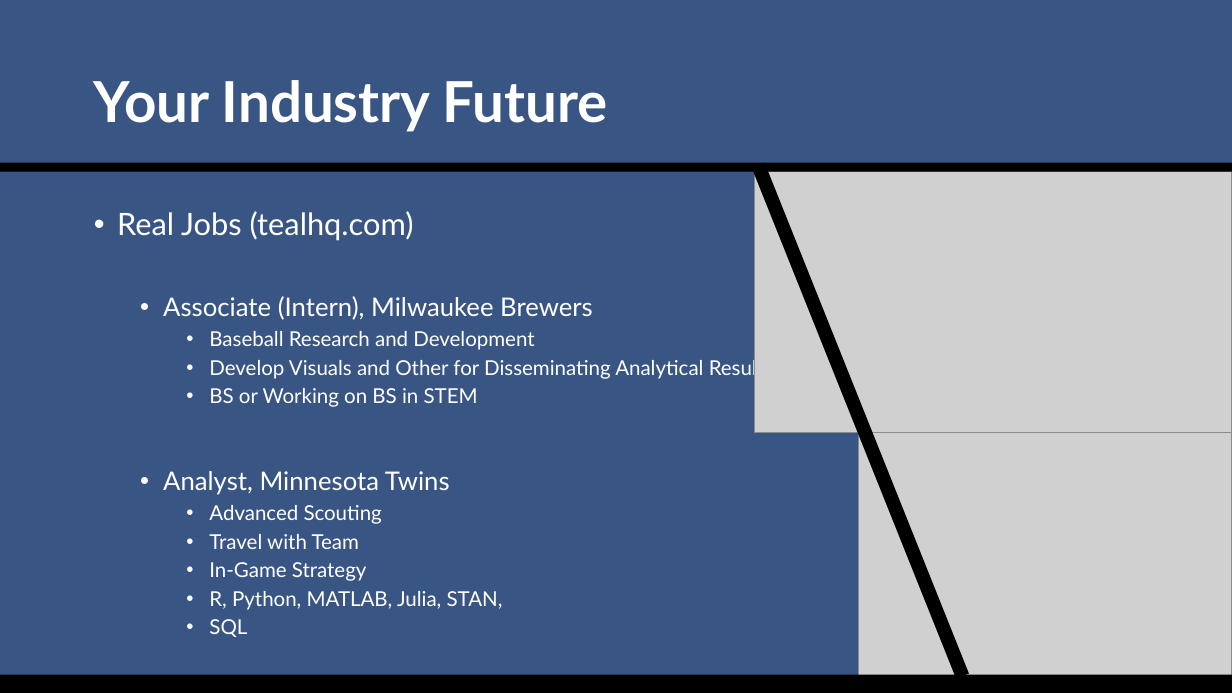
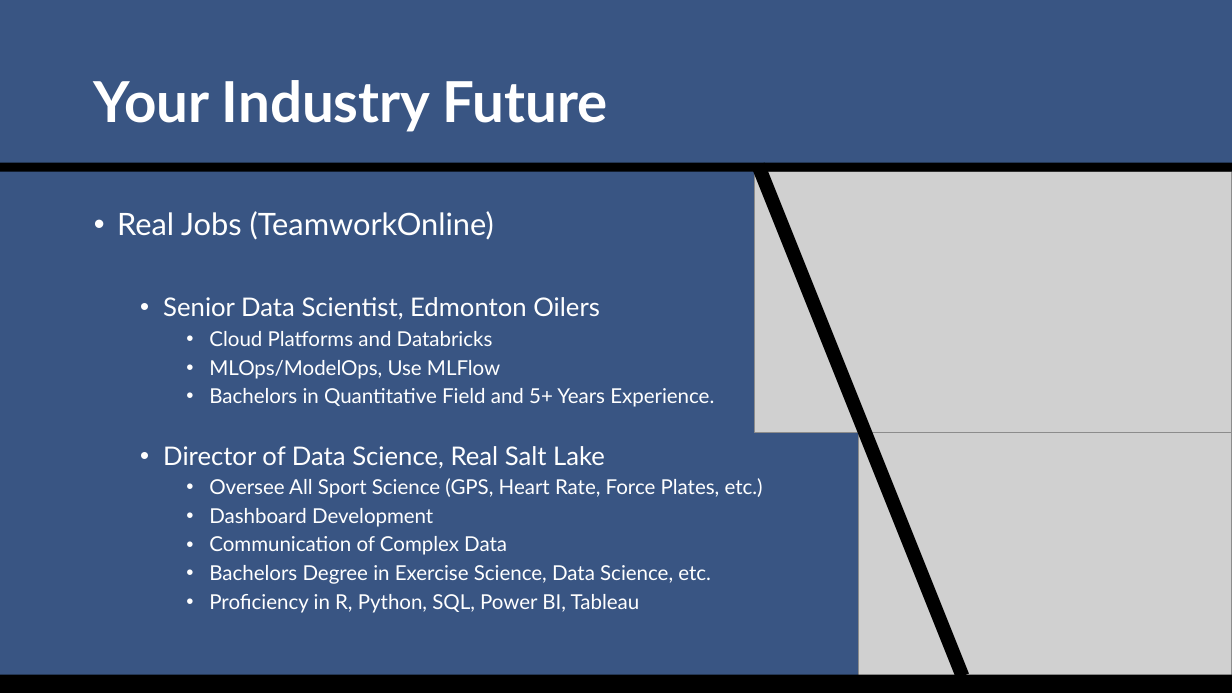
Before and after one commit to SuperMarioGiacomazzo/STOR538_WEBSITE, a slide deck: slide 21 of Slides/Sports Analytics 3/Sports_Analytics_3_Lecture.pptx. Drawn at 1232x693 pixels with LibreOffice and Linux fonts; fonts in the diff are those of the drawing; grey boxes stand for pictures. Boxes give left, top, right and bottom in pixels: in the first picture for what was removed or moved away, otherwise in the second. Text is boxed around its words. In the diff, an @@ line names an element or a change of style, - is before the commit and + after.

```diff
--- a/Slides/Sports Analytics 3/Sports_Analytics_3_Lecture.pptx
+++ b/Slides/Sports Analytics 3/Sports_Analytics_3_Lecture.pptx
@@ text at bbox=[117, 211, 763, 613]: text changed @@
-• Real Jobs (tealhq.com)
-  • Associate (Intern), Milwaukee Brewers
-    • Baseball Research and Development
-    • Develop Visuals and Other for Disseminating Analytical Results
-    • BS or Working on BS in STEM
-  • Analyst, Minnesota Twins
-    • Advanced Scouting
-    • Travel with Team
-    • In-Game Strategy
-    • R, Python, MATLAB, Julia, STAN,
-    • SQL
+• Real Jobs (TeamworkOnline)
+  • Senior Data Scientist, Edmonton Oilers
+    • Cloud Platforms and Databricks
+    • MLOps/ModelOps, Use MLFlow
+    • Bachelors in Quantitative Field and 5+ Years Experience.
+  • Director of Data Science, Real Salt Lake
+    • Oversee All Sport Science (GPS, Heart Rate, Force Plates, etc.)
+    • Dashboard Development
+    • Communication of Complex Data
+    • Bachelors Degree in Exercise Science, Data Science, etc.
+    • Proficiency in R, Python, SQL, Power BI, Tableau
```
Also in this commit, not shown: 6 other slides changed, 1 slide added, 1 other file.
